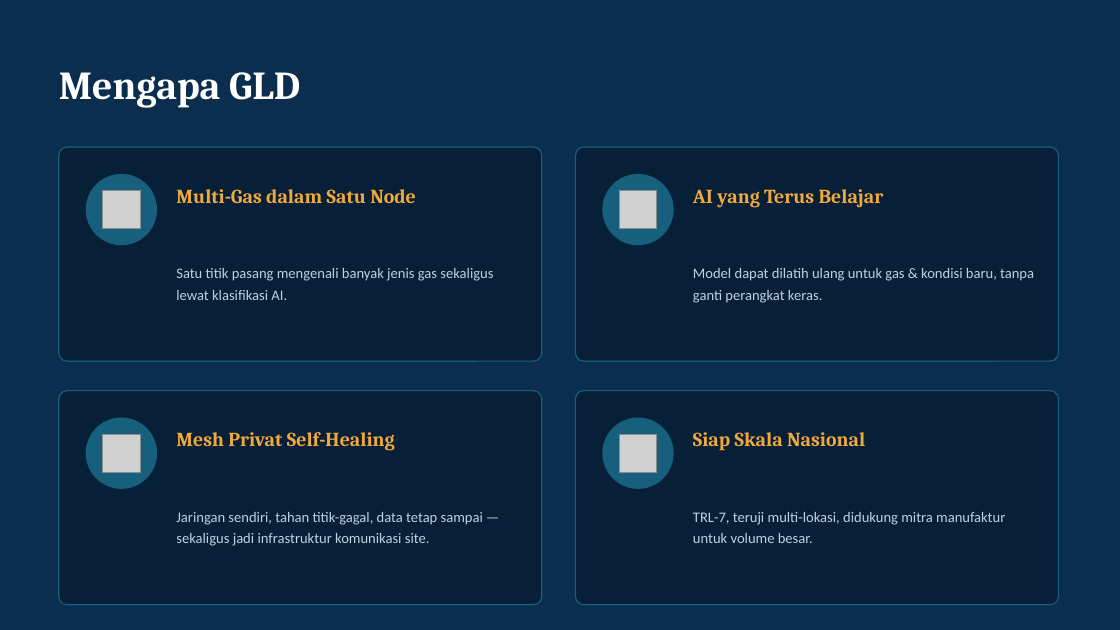
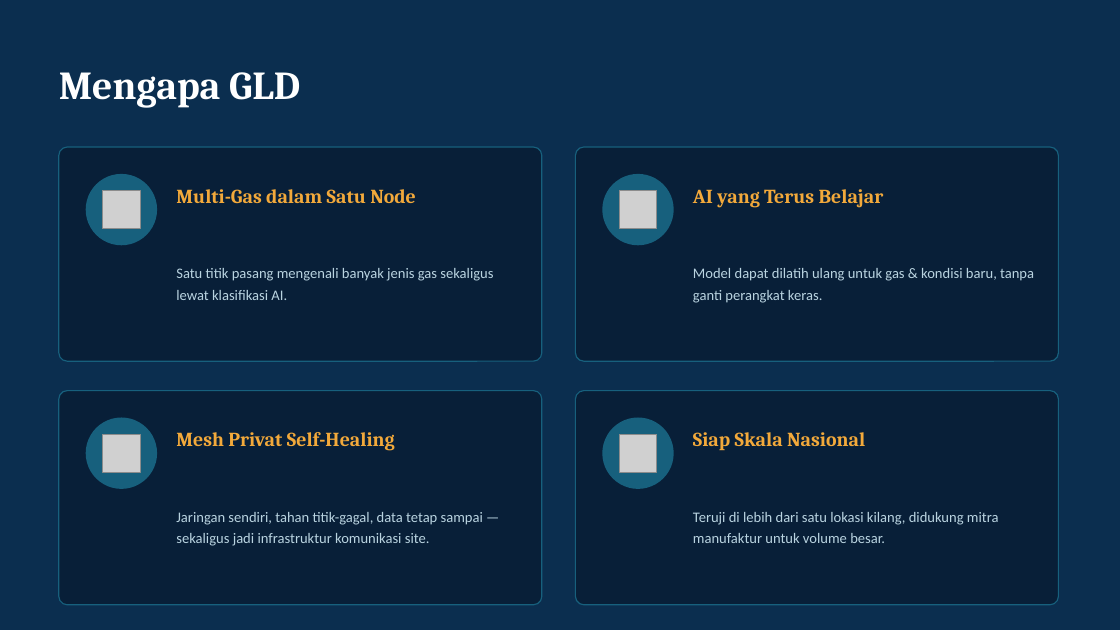
Before and after one commit to RavellerH/GLD-V2-Report-2026, a slide deck: slide 11 of Deliverables/GLD_Executive_Presentation.pptx. Drawn at 1120x630 pixels with LibreOffice and Linux fonts; fonts in the diff are those of the drawing; grey boxes stand for pictures. Boxes give left, top, right and bottom in pixels: in the first picture for what was removed or moved away, otherwise in the second. Text is boxed around its words. In the diff, an @@ line names an element or a change of style, - is before the commit and + after.

```diff
--- a/Deliverables/GLD_Executive_Presentation.pptx
+++ b/Deliverables/GLD_Executive_Presentation.pptx
@@ text at [693, 512, 999, 543]: text changed @@
-TRL-7, teruji multi-lokasi, didukung mitra manufaktur untuk volume besar.
+Teruji di lebih dari satu lokasi kilang, didukung mitra manufaktur untuk volume besar.
```
Also in this commit, not shown: 5 other slides changed, 2 other files.
